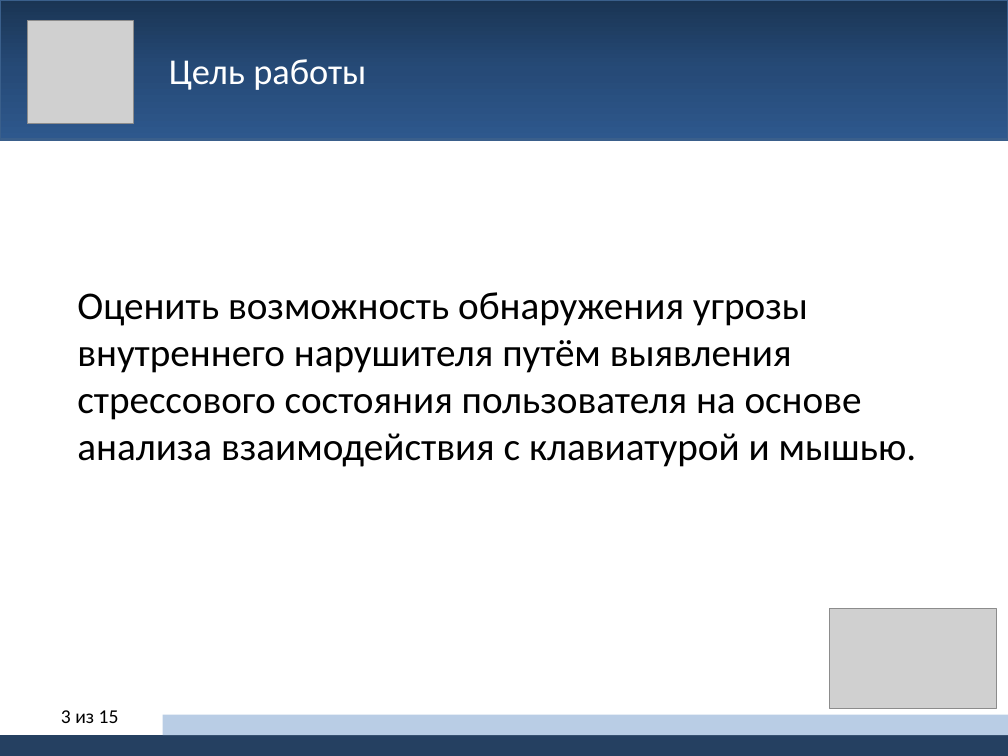
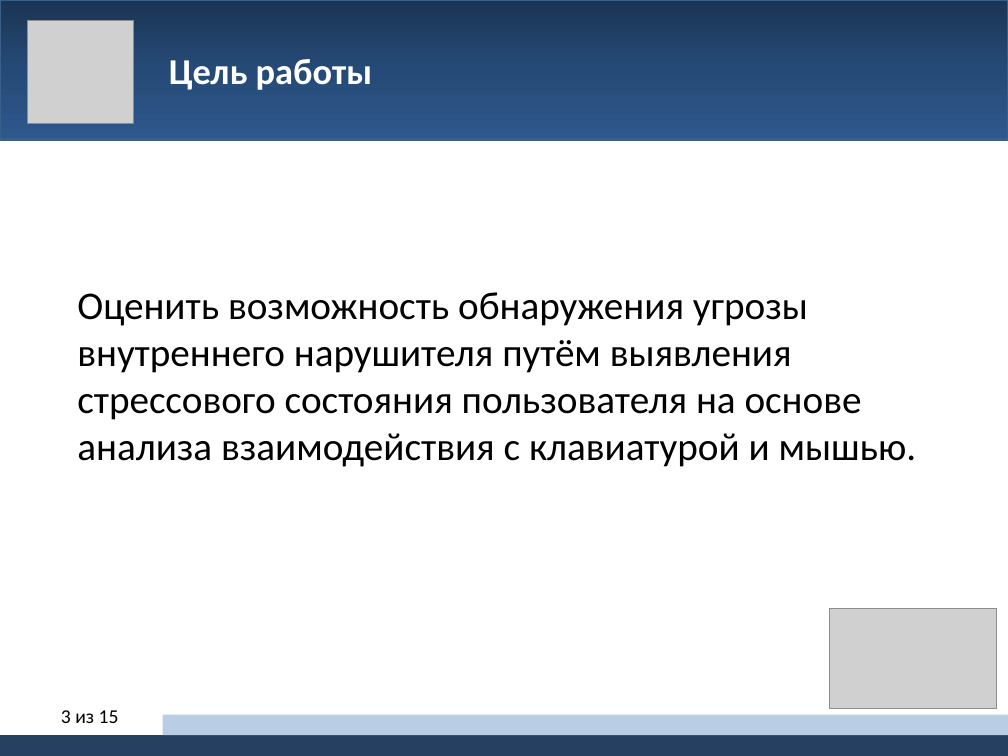
Before and after one commit to sultanovazamat/insider-threat-detection, a slide deck: slide 3 of reports/ppt_report.pptx. Drawn at 1008x756 pixels with LibreOffice and Linux fonts; fonts in the diff are those of the drawing; grey boxes stand for pictures. Boxes give left, top, right and bottom in pixels: in the first picture for what was removed or moved away, otherwise in the second. Text is boxed around its words. In the diff, an @@ line names an element or a change of style, - is before the commit and + after.

```diff
--- a/reports/ppt_report.pptx
+++ b/reports/ppt_report.pptx
@@ text "Цель работы" at <box>169,59,372,90</box>: bold on @@
```
Also in this commit, not shown: 8 other slides changed, 5 slides removed, 4 other files.
